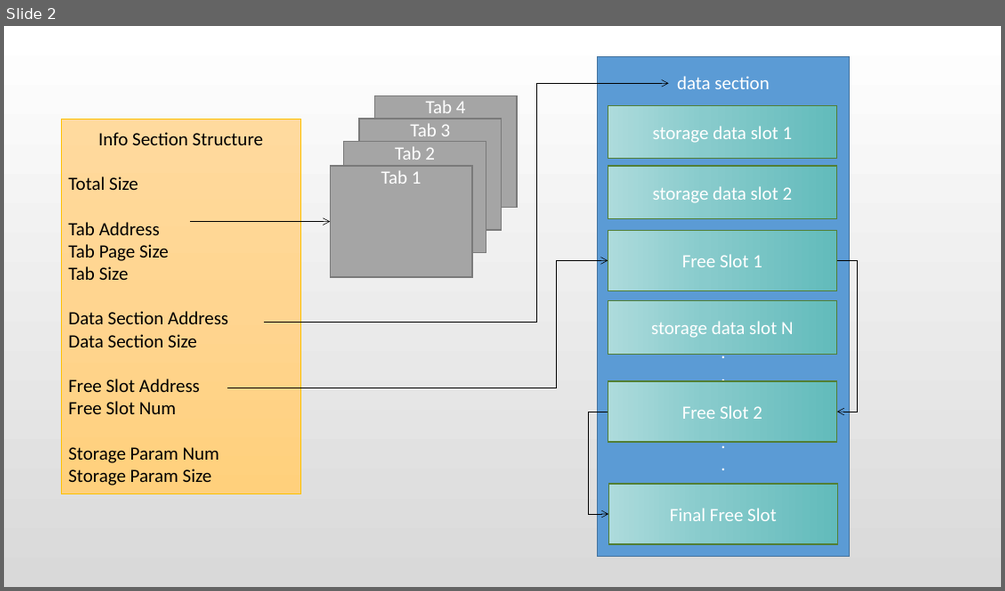
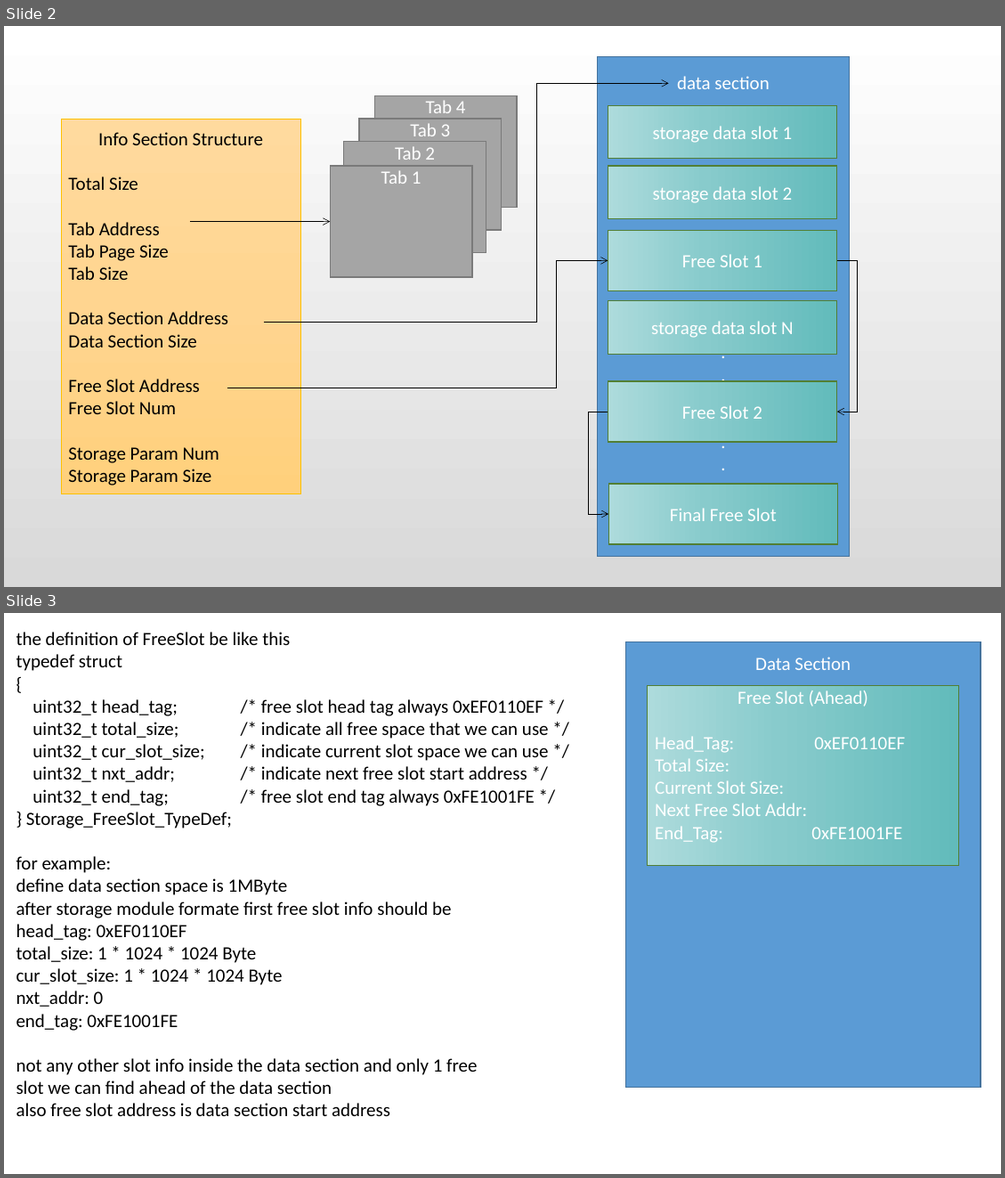
Before and after one commit to 8BIT0/H7FC, a slide deck: doc/storage.pptx. Shown one above the other, each under a label of ours: slide 2 before the commit, slides 2 and 3 after it. The pictures are 1005x591 and 1005x1178 pixels, drawn with LibreOffice and Linux fonts; fonts in the diff are those of the drawing; background and template pictures are left out. Boxes give left, top, right and bottom in pixels: in the first picture for what was removed or moved away, otherwise in the second. Text is boxed around its words. In the diff, an @@ line names an element or a change of style, - is before the commit and + after.

Commit message:
Storage update

```diff
--- a/doc/storage.pptx
+++ b/doc/storage.pptx
@@ slide 3 added at <box>4,613,1001,1174</box>, background picture (left out) @@
@@ text added at <box>16,632,549,1116</box>, 18 pt, text #000000 @@
+the definition of FreeSlot be like this
+typedef struct
+{
+uint32_t head_tag; /* free slot head tag always 0xEF0110EF */
+uint32_t total_size; /* indicate all free space that we can use */
+uint32_t cur_slot_size; /* indicate current slot space we can use */
+uint32_t nxt_addr; /* indicate next free slot start address */
+uint32_t end_tag; /* free slot end tag always 0xFE1001FE */
+} Storage_FreeSlot_TypeDef;
+for example:
+define data section space is 1MByte
+after storage module formate first free slot info should be
+head_tag: 0xEF0110EF
+total_size: 1 * 1024 * 1024 Byte
+cur_slot_size: 1 * 1024 * 1024 Byte
+nxt_addr: 0
+end_tag: 0xFE1001FE
+not any other slot info inside the data section and only 1 free
+slot we can find ahead of the data section
+also free slot address is data section start address
@@ rectangle added at <box>625,642,980,1087</box>, fill #5B9BD5, outline #43739E 1 pt, 18 pt, text #FFFFFF @@
+Data Section
@@ rectangle added at <box>647,686,959,865</box>, fill gradient #ADDBDC to #88CBCC to #62BBBB, outline #538035 1 pt, 18 pt, text #FFFFFF @@
+Free Slot (Ahead)
+Head_Tag: 0xEF0110EF
+Total Size:
+Current Slot Size:
+Next Free Slot Addr:
+End_Tag: 0xFE1001FE
```
Also in this commit, not shown: 1 slide removed, 4 other files.
